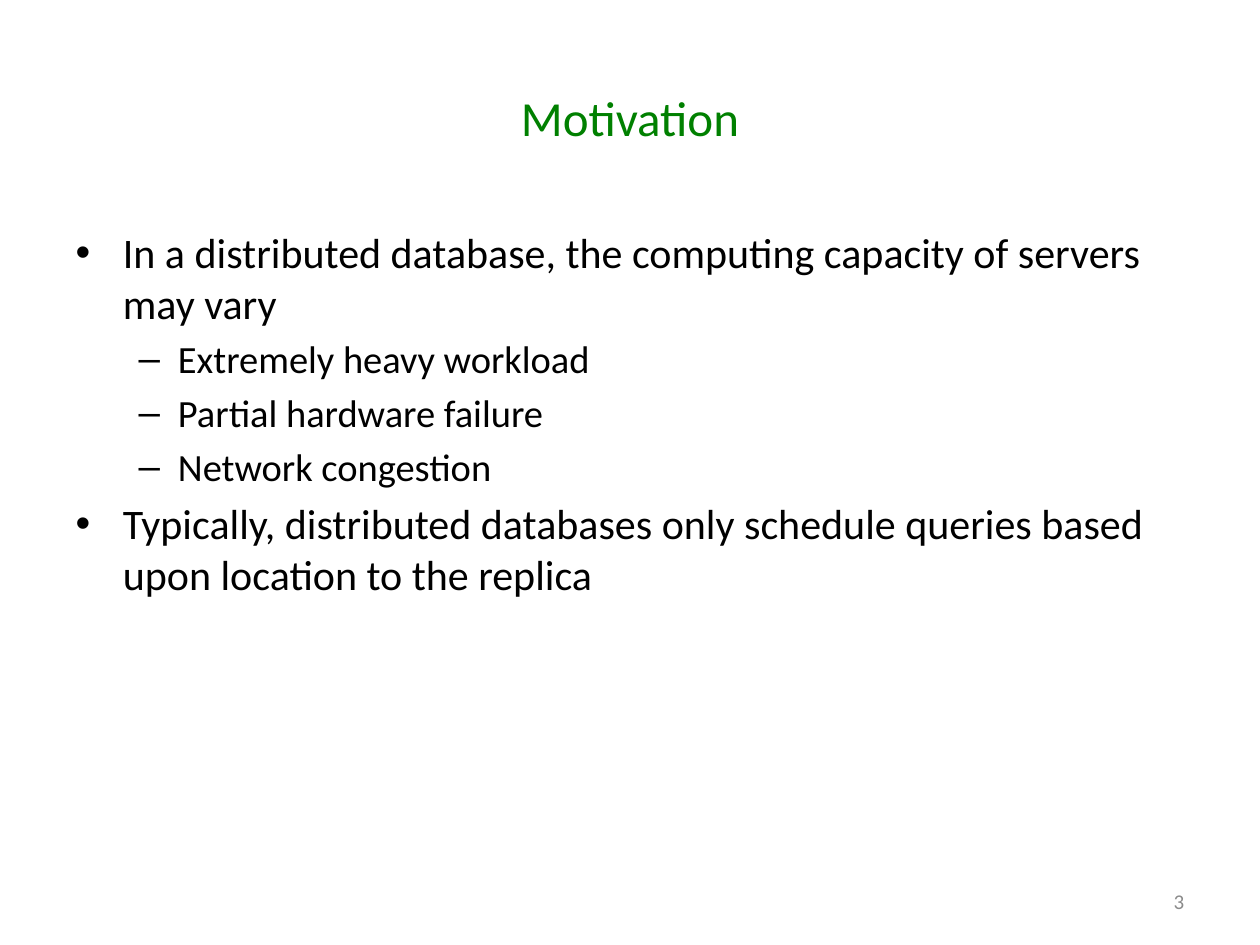
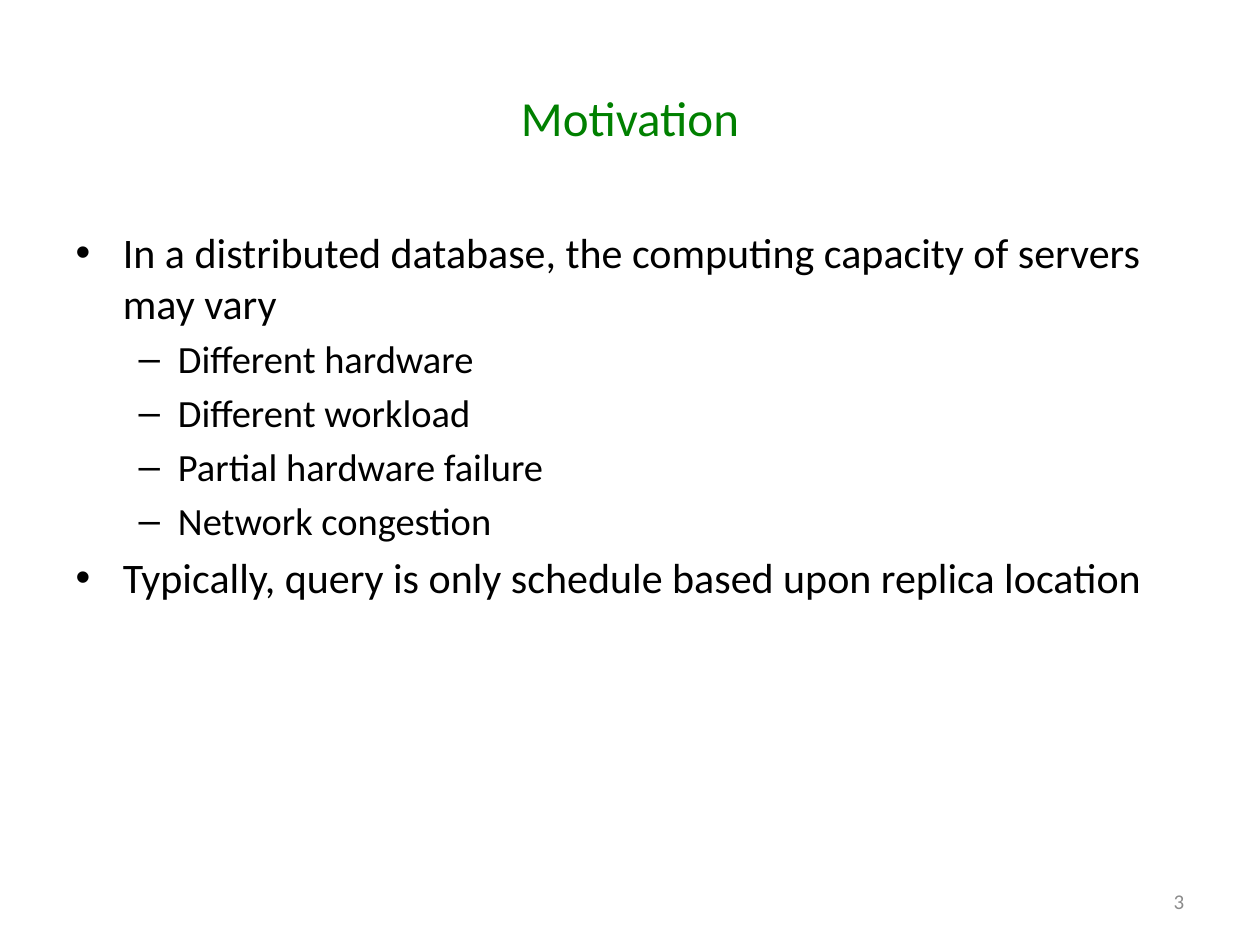
Before and after one commit to godares79/CS848-Project, a slide deck: slide 3 of PresentationSlides/Presentation.pptx. Drawn at 1260x945 pixels with LibreOffice and Linux fonts; fonts in the diff are those of the drawing. Boxes give left, top, right and bottom in pixels: in the first picture for what was removed or moved away, otherwise in the second. Text is boxed around its words. In the diff, an @@ line names an element or a change of style, - is before the commit and + after.

```diff
--- a/PresentationSlides/Presentation.pptx
+++ b/PresentationSlides/Presentation.pptx
@@ text at (x1=178, y1=346, x2=473, y2=428): text changed @@
-  – Extremely heavy workload
+  – Different hardware
+  – Different workload
@@ text at (x1=123, y1=563, x2=1141, y2=600): text changed @@
-• Typically, distributed databases only schedule queries based upon location to the replica
+• Typically, query is only schedule based upon replica location
```
Also in this commit, not shown: 6 other slides changed, 2 slides added.
